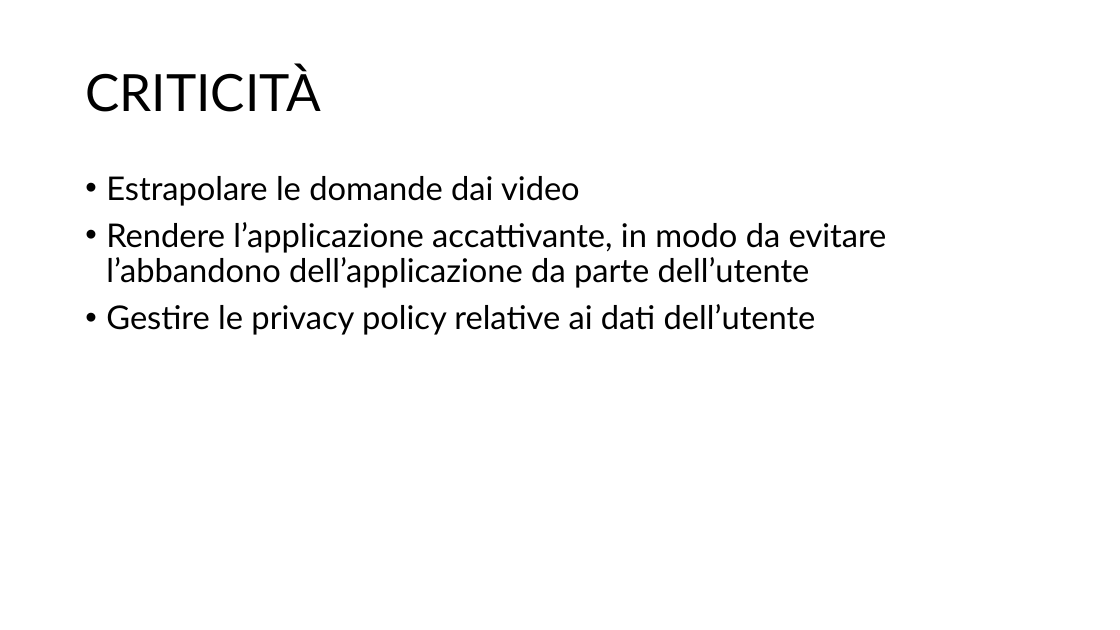
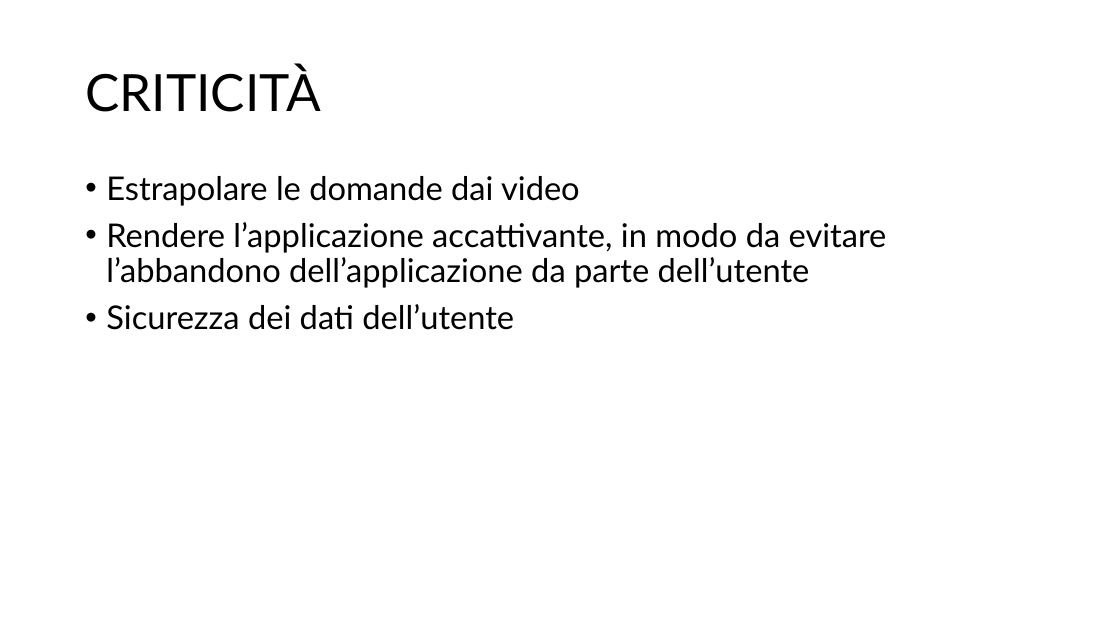
Before and after one commit to carraraFederico/TEDxLearn_ProgettoCloudMobile_2024, a slide deck: slide 6 of TEDxLearn.pptx. Drawn at 1120x630 pixels with LibreOffice and Linux fonts; fonts in the diff are those of the drawing. Boxes give left, top, right and bottom in pixels: in the first picture for what was removed or moved away, otherwise in the second. Text is boxed around its words. In the diff, an @@ line names an element or a change of style, - is before the commit and + after.

```diff
--- a/TEDxLearn.pptx
+++ b/TEDxLearn.pptx
@@ text at [106,304,514,330]: text changed @@
-• Gestire le privacy policy relative ai dati dell’utente
+• Sicurezza dei dati dell’utente
```
Also in this commit, not shown: 4 other slides changed.
